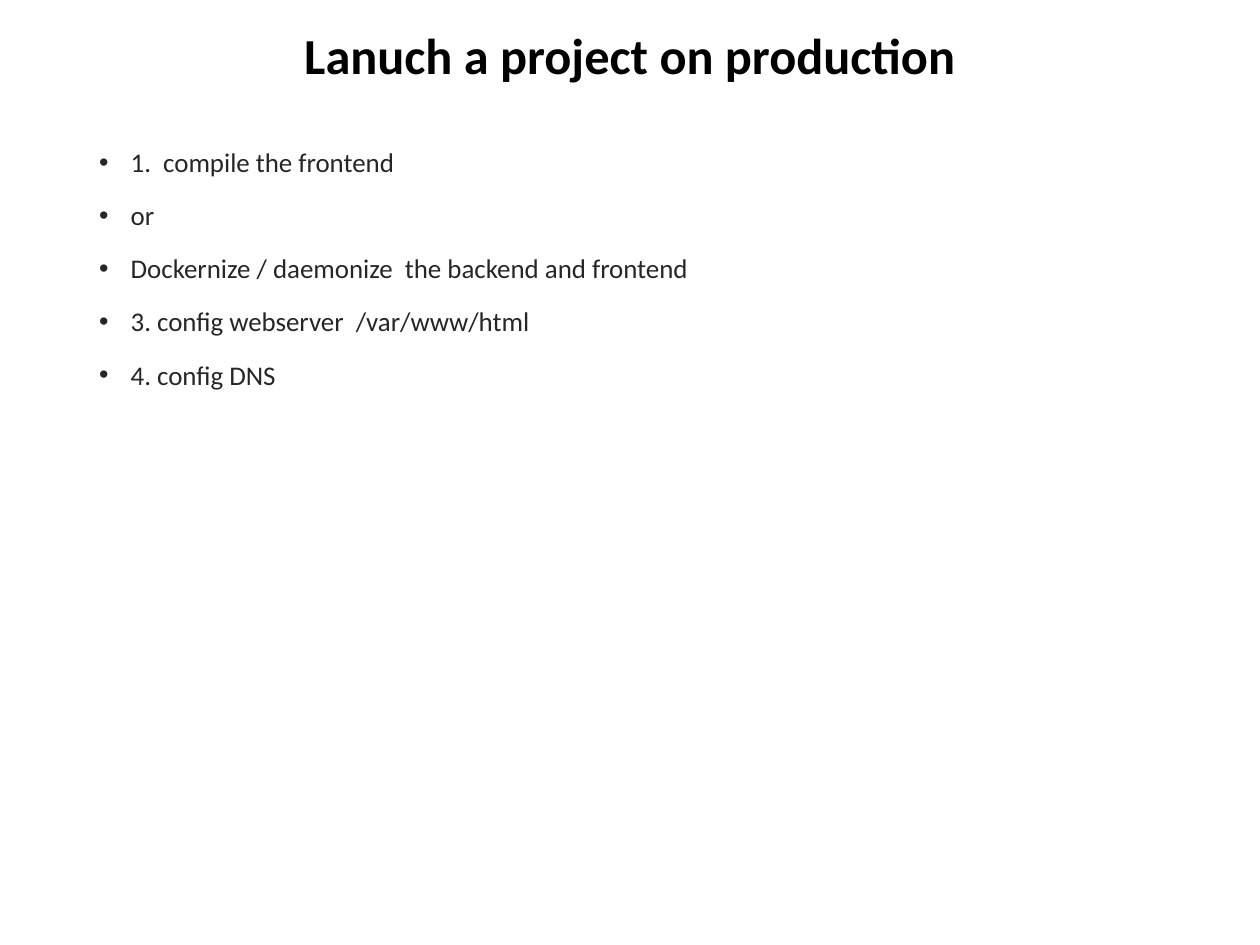
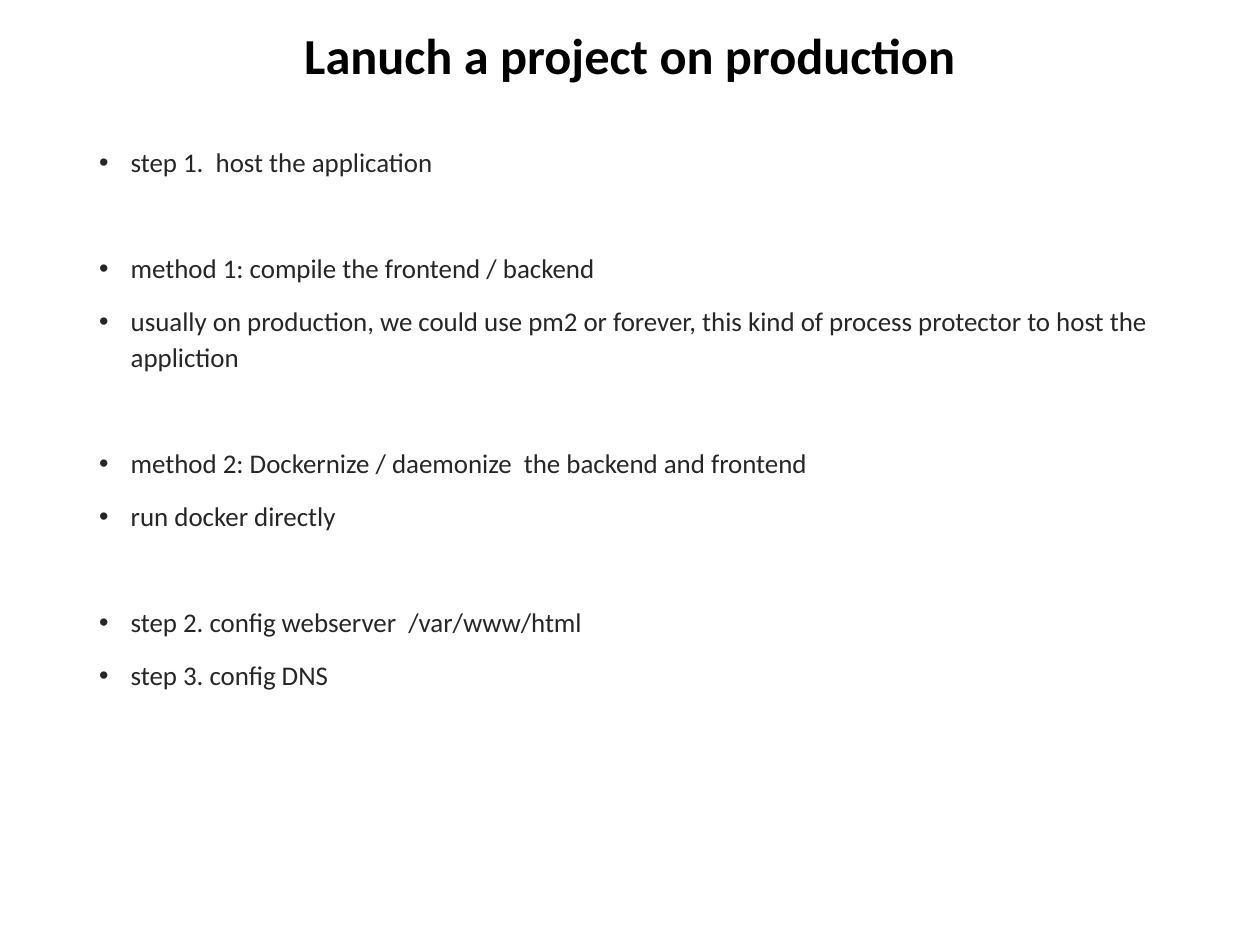
Before and after one commit to chuacw/SGUS-Slides, a slide deck: slide 4 of BCI - Batch2 - Day12 - Webpack http server and production.pptx. Drawn at 1260x945 pixels with LibreOffice and Linux fonts; fonts in the diff are those of the drawing. Boxes give left, top, right and bottom in pixels: in the first picture for what was removed or moved away, otherwise in the second. Text is boxed around its words. In the diff, an @@ line names an element or a change of style, - is before the commit and + after.

```diff
--- a/BCI - Batch2 - Day12 - Webpack http server and production.pptx
+++ b/BCI - Batch2 - Day12 - Webpack http server and production.pptx
@@ text at box(131, 153, 1146, 690): text changed @@
-• 1. compile the frontend
-• or
-• Dockernize / daemonize the backend and frontend
-• 3. config webserver /var/www/html
-• 4. config DNS
+• step 1. host the application
+• method 1: compile the frontend / backend
+• usually on production, we could use pm2 or forever, this kind of process protector to host the appliction
+• method 2: Dockernize / daemonize the backend and frontend
+• run docker directly
+• step 2. config webserver /var/www/html
+• step 3. config DNS
```
Also in this commit, not shown: 4 other slides changed, 4 slides added, 7 other files.
